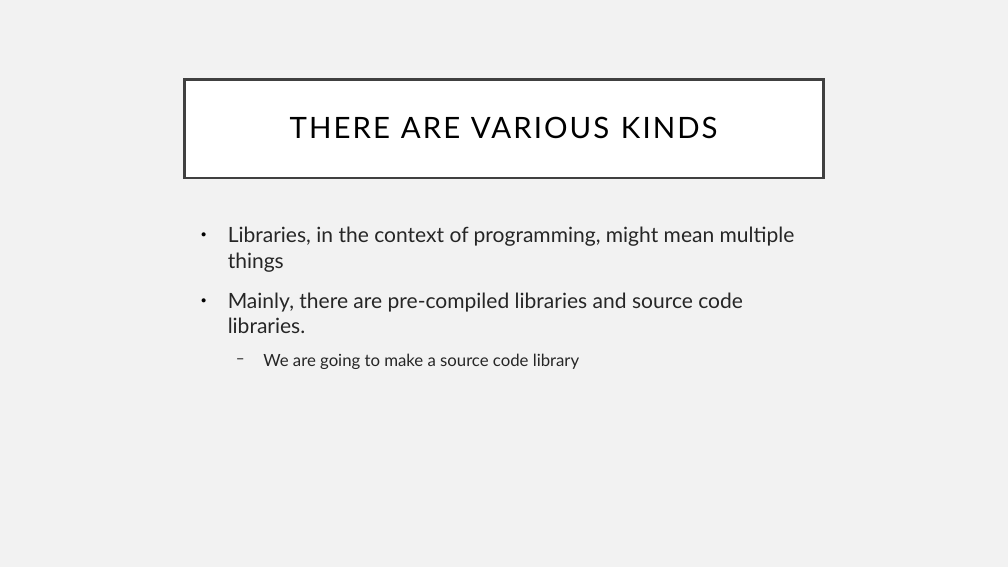
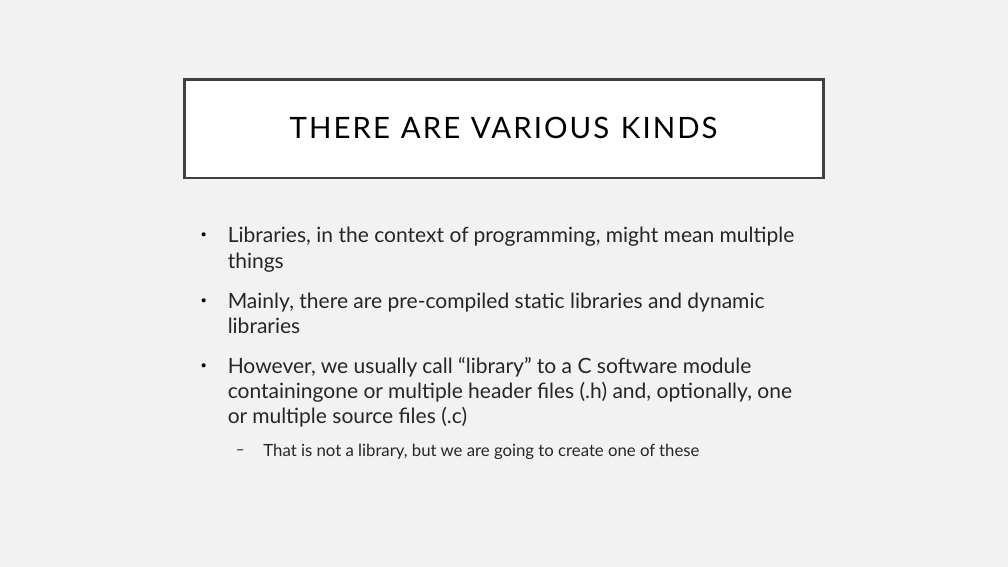
Before and after one commit to Equihua2211/I7266, a slide deck: slide 18 of 001_Slides/08_UART-USART.odp. Drawn at 1008x567 pixels with LibreOffice and Linux fonts; fonts in the diff are those of the drawing. Boxes give left, top, right and bottom in pixels: in the first picture for what was removed or moved away, otherwise in the second. Text is boxed around its words. In the diff, an @@ line names an element or a change of style, - is before the commit and + after.

```diff
--- a/001_Slides/08_UART-USART.odp
+++ b/001_Slides/08_UART-USART.odp
@@ text at (x1=228, y1=292, x2=792, y2=459): text changed @@
-● Mainly, there are pre-compiled libraries and source code libraries.
-  − We are going to make a source code library
+● Mainly, there are pre-compiled static libraries and dynamic libraries
+● However, we usually call “library” to a C software module containingone or multiple header files (.h) and, optionally, one or multiple source files (.c)
+  − That is not a library, but we are going to create one of these
```
Also in this commit, not shown: 1 other slide changed, 15 slides added, 1 slide removed, 2 other files.
